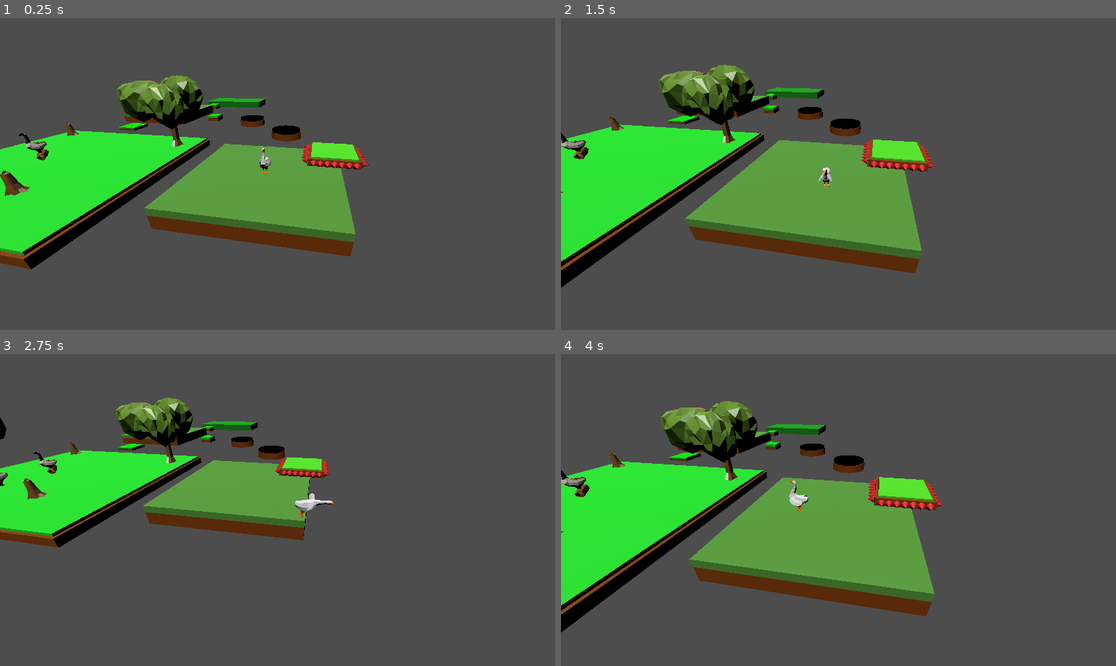
Above: before the commit, frames 1-4 (two rows, left to right).
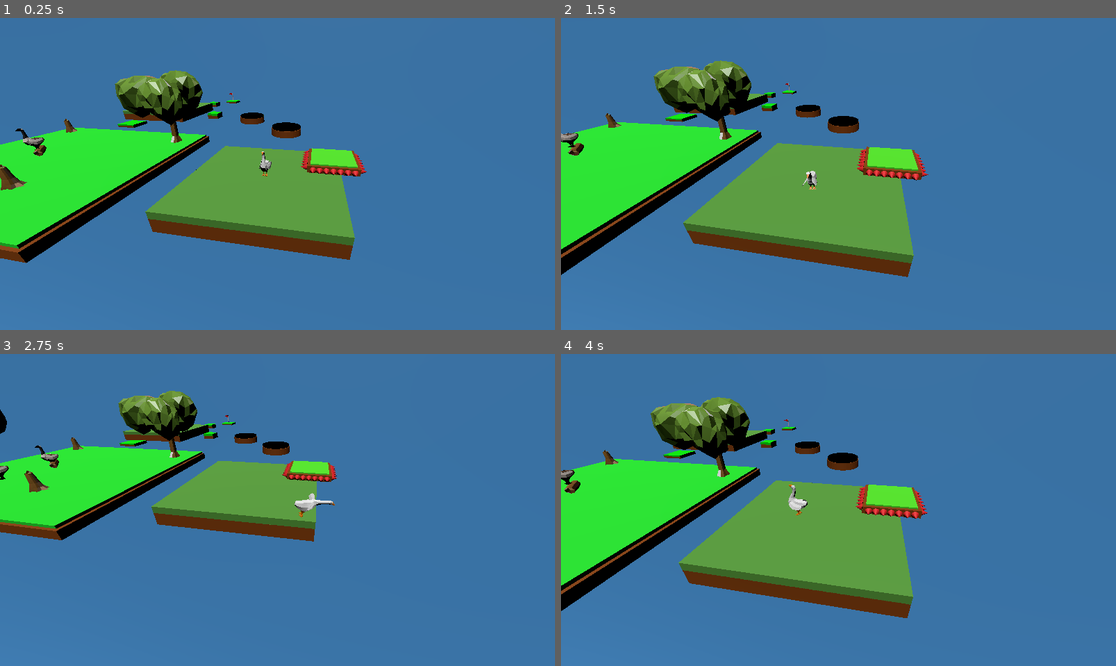
Above: after the commit, the same moments.

Repository: nialdixon8/3DGooseGame
Game: Godot game, scene res://main.tscn
Two runs of this game, one before a commit and one after it. Both use one fixed random seed, a clock stepped at 60 frames per second and the inputs below.
Inputs:
- Up to frame 1 (0.25 s): no input
- Up to frame 2 (1.5 s): tap Enter (ui_accept) at 0.5, 0.77 s; hold Right (ui_right) 0.53-1.28 s; tap E (attack) at 0.6, 1.35 s; hold Down (ui_down) from 1.28 s (still down)
- Up to frame 3 (2.75 s): tap Enter (ui_accept) at 1.52 s; release Down (ui_down) at 2.03 s; hold Right (ui_right) from 2.03 s (still down); tap E (attack) at 2.1 s
- Up to frame 4 (4 s): release Right (ui_right) at 2.78 s; hold Up (ui_up) 2.78-3.53 s; tap E (attack) at 2.85, 3.6 s; tap Enter (ui_accept) at 3.02, 3.77 s; hold Left (ui_left) from 3.53 s (still down)

The runs differ from the first frame. In frame 1, 83% of the frame differs, in the area x 0-100%, y 0-100%; in frame 2, 81%; in frame 3, 89%; in frame 4, 82%.

Commit message:
added other levels

Diff:
--- /dev/null
+++ b/background.tscn
@@ -0,0 +1,13 @@
+[gd_scene load_steps=2 format=3 uid="uid://55qf2k2e80mb"]
+
+[ext_resource type="PackedScene" uid="uid://c2nmhjwwxnq8o" path="res://assets/background.glb" id="1_qll80"]
+
+[node name="Node3D" type="Node3D"]
+
+[node name="background" parent="." instance=ExtResource("1_qll80")]
+transform = Transform3D(-7, 0, -6.11959e-07, 0, 7, 0, 6.11959e-07, 0, -7, 0, 0, -300)
+
+[node name="Plane_001" parent="background" index="2"]
+transform = Transform3D(9.44832, 0, 0.164921, 0, 9.44976, 0, -0.164921, 0, 9.44832, 0, -1.01586, 0)
+
+[editable path="background"]
--- a/goal.tscn
+++ b/goal.tscn
@@ -1,21 +1,17 @@
-[gd_scene load_steps=4 format=3 uid="uid://d13mxrwk4mls3"]
+[gd_scene load_steps=3 format=3 uid="uid://d13mxrwk4mls3"]
+
+[ext_resource type="PackedScene" uid="uid://c1ogasu3to7qe" path="res://assets/flag.glb" id="1_k6cbf"]
 
 [sub_resource type="BoxShape3D" id="BoxShape3D_y018k"]
-size = Vector3(10, 1, 5)
-
-[sub_resource type="StandardMaterial3D" id="StandardMaterial3D_7uida"]
-albedo_color = Color(0, 0.54902, 0, 1)
-
-[sub_resource type="BoxMesh" id="BoxMesh_kkfob"]
-material = SubResource("StandardMaterial3D_7uida")
-size = Vector3(10, 1, 5)
+size = Vector3(2.00733, 0.339603, 1.9802)
 
 [node name="goal" type="Node3D"]
 
 [node name="StaticBody3D" type="StaticBody3D" parent="."]
+transform = Transform3D(-4.37114e-08, 0, 1, 0, 1, 0, -1, 0, -4.37114e-08, 0, 0, 0)
 
 [node name="CollisionShape3D" type="CollisionShape3D" parent="StaticBody3D"]
+transform = Transform3D(1, 0, 0, 0, 1, 0, 0, 0, 1, 0, 0.138926, 0)
 shape = SubResource("BoxShape3D_y018k")
 
-[node name="MeshInstance3D" type="MeshInstance3D" parent="StaticBody3D"]
-mesh = SubResource("BoxMesh_kkfob")
+[node name="flag" parent="StaticBody3D" instance=ExtResource("1_k6cbf")]
--- /dev/null
+++ b/level2.gd
@@ -0,0 +1,14 @@
+extends Node3D
+
+# Called when the node enters the scene tree for the first time.
+func _ready():
+	pass
+
+
+# Called every frame. 'delta' is the elapsed time since the previous frame.
+func _process(delta):
+	if Input.is_action_just_pressed("ui_cancel"):
+		get_tree().quit()
+
+func reset():
+	pass
--- /dev/null
+++ b/level2.tscn
@@ -0,0 +1,40 @@
+[gd_scene load_steps=9 format=3 uid="uid://cw6rmwjsta11y"]
+
+[ext_resource type="Script" path="res://level2.gd" id="1_bcue6"]
+[ext_resource type="PackedScene" uid="uid://hbk1l0bonreu" path="res://player.tscn" id="1_j1vwv"]
+[ext_resource type="Script" path="res://cameraNode.gd" id="2_g8oil"]
+[ext_resource type="PackedScene" uid="uid://csjqjq6hmlm4e" path="res://largeGrass.tscn" id="3_mi5eu"]
+[ext_resource type="PackedScene" uid="uid://c2nudd4rhave" path="res://mediumGrass.tscn" id="4_558sc"]
+[ext_resource type="PackedScene" uid="uid://c6ya3fj6ybjxd" path="res://spikeyPlatform.tscn" id="5_ax4kl"]
+[ext_resource type="PackedScene" uid="uid://55qf2k2e80mb" path="res://background.tscn" id="7_fh4qx"]
+[ext_resource type="PackedScene" uid="uid://d13mxrwk4mls3" path="res://goal.tscn" id="8_awjwd"]
+
+[node name="Node3D" type="Node3D"]
+script = ExtResource("1_bcue6")
+
+[node name="DirectionalLight3D" type="DirectionalLight3D" parent="."]
+transform = Transform3D(1, 0, 0, 0, 0.355482, 0.934683, 0, -0.934683, 0.355482, 0, 3.91741, 0.756045)
+
+[node name="player" parent="." instance=ExtResource("1_j1vwv")]
+transform = Transform3D(1, 0, 0, 0, 1, 0, 0, 0, 1, 0, 1, 0)
+level = 2
+
+[node name="cameraNode" type="Node3D" parent="."]
+transform = Transform3D(0.98085, -0.0558571, 0.186584, 0, 0.957993, 0.286792, -0.194765, -0.2813, 0.939647, 3.17835, 3.9898, 6.45874)
+script = ExtResource("2_g8oil")
+
+[node name="Camera3D" type="Camera3D" parent="cameraNode"]
+transform = Transform3D(1, 7.45058e-09, -1.49012e-08, 0, 1, -2.98023e-08, 0, 0, 1, 0, 0, 0)
+
+[node name="largeGrass" parent="." instance=ExtResource("3_mi5eu")]
+
+[node name="mediumGrass" parent="." instance=ExtResource("4_558sc")]
+transform = Transform3D(1, 0, 0, 0, 1, 0, 0, 0, 1, -4.86589, 0, -12.6339)
+
+[node name="spikeyPlatform" parent="." instance=ExtResource("5_ax4kl")]
+transform = Transform3D(1, 0, 0, 0, 1, 0, 0, 0, 1, 0.187119, 0, -9.88215)
+
+[node name="Node3D" parent="." instance=ExtResource("7_fh4qx")]
+
+[node name="goal" parent="." instance=ExtResource("8_awjwd")]
+transform = Transform3D(1, 0, 0, 0, 1, 0, 0, 0, 1, -1.34914, 0, -15.7259)
--- /dev/null
+++ b/level3.gd
@@ -0,0 +1,14 @@
+extends Node3D
+
+# Called when the node enters the scene tree for the first time.
+func _ready():
+	pass
+
+
+# Called every frame. 'delta' is the elapsed time since the previous frame.
+func _process(delta):
+	if Input.is_action_just_pressed("ui_cancel"):
+		get_tree().quit()
+
+func reset():
+	pass
--- /dev/null
+++ b/level3.tscn
@@ -0,0 +1,40 @@
+[gd_scene load_steps=9 format=3 uid="uid://c3r0tbc18tnux"]
+
+[ext_resource type="Script" path="res://level3.gd" id="1_sbgot"]
+[ext_resource type="PackedScene" uid="uid://hbk1l0bonreu" path="res://player.tscn" id="2_anatj"]
+[ext_resource type="Script" path="res://cameraNode.gd" id="3_fn7n6"]
+[ext_resource type="PackedScene" uid="uid://csjqjq6hmlm4e" path="res://largeGrass.tscn" id="4_hwvig"]
+[ext_resource type="PackedScene" uid="uid://c2nudd4rhave" path="res://mediumGrass.tscn" id="5_0c2p7"]
+[ext_resource type="PackedScene" uid="uid://c6ya3fj6ybjxd" path="res://spikeyPlatform.tscn" id="6_fxmp4"]
+[ext_resource type="PackedScene" uid="uid://55qf2k2e80mb" path="res://background.tscn" id="7_aq6ue"]
+[ext_resource type="PackedScene" uid="uid://d13mxrwk4mls3" path="res://goal.tscn" id="8_cdrtg"]
+
+[node name="Node3D" type="Node3D"]
+script = ExtResource("1_sbgot")
+
+[node name="DirectionalLight3D" type="DirectionalLight3D" parent="."]
+transform = Transform3D(1, 0, 0, 0, 0.355482, 0.934683, 0, -0.934683, 0.355482, 0, 3.91741, 0.756045)
+
+[node name="player" parent="." instance=ExtResource("2_anatj")]
+transform = Transform3D(1, 0, 0, 0, 1, 0, 0, 0, 1, 0, 1, 0)
+level = 3
+
+[node name="cameraNode" type="Node3D" parent="."]
+transform = Transform3D(0.98085, -0.0558571, 0.186584, 0, 0.957993, 0.286792, -0.194765, -0.2813, 0.939647, 3.17835, 3.9898, 6.45874)
+script = ExtResource("3_fn7n6")
+
+[node name="Camera3D" type="Camera3D" parent="cameraNode"]
+transform = Transform3D(1, 7.45058e-09, -1.49012e-08, 0, 1, -2.98023e-08, 0, 0, 1, 0, 0, 0)
+
+[node name="largeGrass" parent="." instance=ExtResource("4_hwvig")]
+
+[node name="mediumGrass" parent="." instance=ExtResource("5_0c2p7")]
+transform = Transform3D(1, 0, 0, 0, 1, 0, 0, 0, 1, -6.86589, 0, -4.6339)
+
+[node name="spikeyPlatform" parent="." instance=ExtResource("6_fxmp4")]
+transform = Transform3D(1, 0, 0, 0, 1, 0, 0, 0, 1, -11.0227, 0, -4.37731)
+
+[node name="Node3D" parent="." instance=ExtResource("7_aq6ue")]
+
+[node name="goal" parent="." instance=ExtResource("8_cdrtg")]
+transform = Transform3D(1, 0, 0, 0, 1, 0, 0, 0, 1, -15.664, 0, -9.1124)
--- a/main.tscn
+++ b/main.tscn
@@ -11,15 +11,13 @@
 [ext_resource type="PackedScene" uid="uid://cq8yxalyyastx" path="res://smallGrass.tscn" id="9_6g4fn"]
 [ext_resource type="PackedScene" uid="uid://c2nudd4rhave" path="res://mediumGrass.tscn" id="10_msldc"]
 [ext_resource type="PackedScene" uid="uid://c6ya3fj6ybjxd" path="res://spikeyPlatform.tscn" id="11_r52p1"]
+[ext_resource type="PackedScene" uid="uid://55qf2k2e80mb" path="res://background.tscn" id="12_v8jiu"]
 
 [node name="Node3D" type="Node3D"]
 script = ExtResource("1_drvey")
 
 [node name="DirectionalLight3D" type="DirectionalLight3D" parent="."]
 transform = Transform3D(1, 0, 0, 0, 0.355482, 0.934683, 0, -0.934683, 0.355482, 0, 3.91741, 0.756045)
-
-[node name="player" parent="." instance=ExtResource("1_hf7sd")]
-transform = Transform3D(1, 0, 0, 0, 1, 0, 0, 0, 1, 0, 1, 0)
 
 [node name="cameraNode" type="Node3D" parent="."]
 transform = Transform3D(0.98085, -0.0558571, 0.186584, 0, 0.957993, 0.286792, -0.194765, -0.2813, 0.939647, 3.17835, 3.9898, 6.45874)
@@ -55,9 +53,10 @@
 defaultPos = Vector3(-5.265, 0, -15.165)
 
 [node name="goal" parent="." instance=ExtResource("7_touhi")]
-transform = Transform3D(1, 0, 0, 0, 1, 0, 0, 0, 1, -12.8896, 0, -30.652)
+transform = Transform3D(1, 0, 0, 0, 1, 0, 0, 0, 1, -13.0073, 0, -28.5573)
 
 [node name="largeGrass" parent="." instance=ExtResource("8_fpjtj")]
+transform = Transform3D(1, 0, 0, 0, 1, 0, 0, 0, 1, 0, -0.492808, 0)
 
 [node name="largeGrass2" parent="." instance=ExtResource("8_fpjtj")]
 transform = Transform3D(1, 0, 0, 0, 1, 0, 0, 0, 1, -18.3105, 0, -17.7926)
@@ -72,4 +71,11 @@
 transform = Transform3D(1, 0, 0, 0, 1, 0, 0, 0, 1, -15.0612, 0, -24.8811)
 
 [node name="spikeyPlatform" parent="." instance=ExtResource("11_r52p1")]
-transform = Transform3D(1, 0, 0, 0, 1, 0, 0, 0, 1, 3.75388, 1.45037, -1.63544)
+transform = Transform3D(1, 0, 0, 0, 1, 0, 0, 0, 1, 3.75388, 0.72086, -1.63544)
+
+[node name="Node3D" parent="." instance=ExtResource("12_v8jiu")]
+transform = Transform3D(1, 0, 0, 0, 1, 0, 0, 0, 1, 0, 3.52856, 0)
+
+[node name="player" parent="." instance=ExtResource("1_hf7sd")]
+transform = Transform3D(1, 0, 0, 0, 1, 0, 0, 0, 1, 0, 1, 0)
+level = 1
--- a/player.gd
+++ b/player.gd
@@ -27,6 +27,12 @@
 
 	if downRay.is_colliding():
 		platform = downRay.get_collider().get_parent()
+		if platform.name == "goal":
+			if get_parent().level == 2:
+				get_tree().change_scene_to_file("res://level3.tscn")
+			if get_parent().level == 1:
+				get_tree().change_scene_to_file("res://level2.tscn")
+
 	# Add the gravity.
 	if not is_on_floor():
 		velocity.y -= gravity * delta
--- a/player.tscn
+++ b/player.tscn
@@ -1,11 +1,13 @@
-[gd_scene load_steps=4 format=3 uid="uid://hbk1l0bonreu"]
+[gd_scene load_steps=5 format=3 uid="uid://hbk1l0bonreu"]
 
+[ext_resource type="Script" path="res://playerlevel.gd" id="1_bsvyx"]
 [ext_resource type="Script" path="res://player.gd" id="1_ekcdj"]
 [ext_resource type="PackedScene" uid="uid://2d38ytxly0t1" path="res://assets/goose2.glb" id="2_1rg53"]
 
 [sub_resource type="CapsuleShape3D" id="CapsuleShape3D_7tirt"]
 
 [node name="player" type="Node3D"]
+script = ExtResource("1_bsvyx")
 
 [node name="CharacterBody3D" type="CharacterBody3D" parent="."]
 script = ExtResource("1_ekcdj")
--- /dev/null
+++ b/playerlevel.gd
@@ -0,0 +1,3 @@
+extends Node3D
+
+@export var level:int
Binary file added: assets/background.glb
Not shown, added: assets/background.glb.import
Binary file added: assets/flag.glb
Not shown, added: assets/flag.glb.import
Not shown: 1 places in main.tscn that only renumber resources
